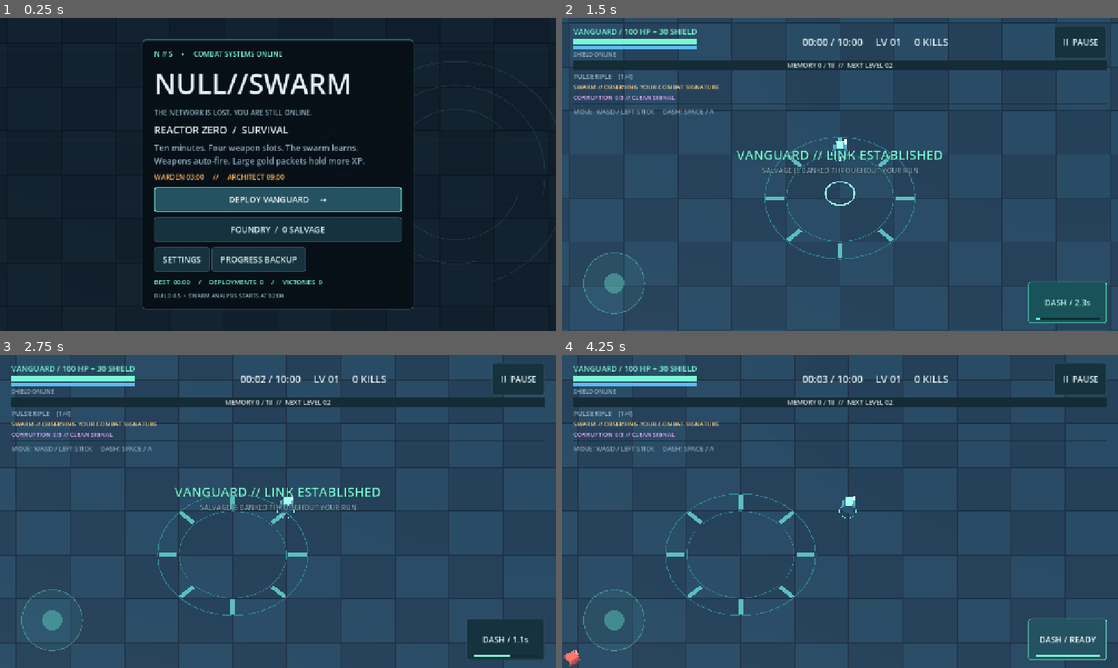
Above: before the commit, frames 1-4 (two rows, left to right).
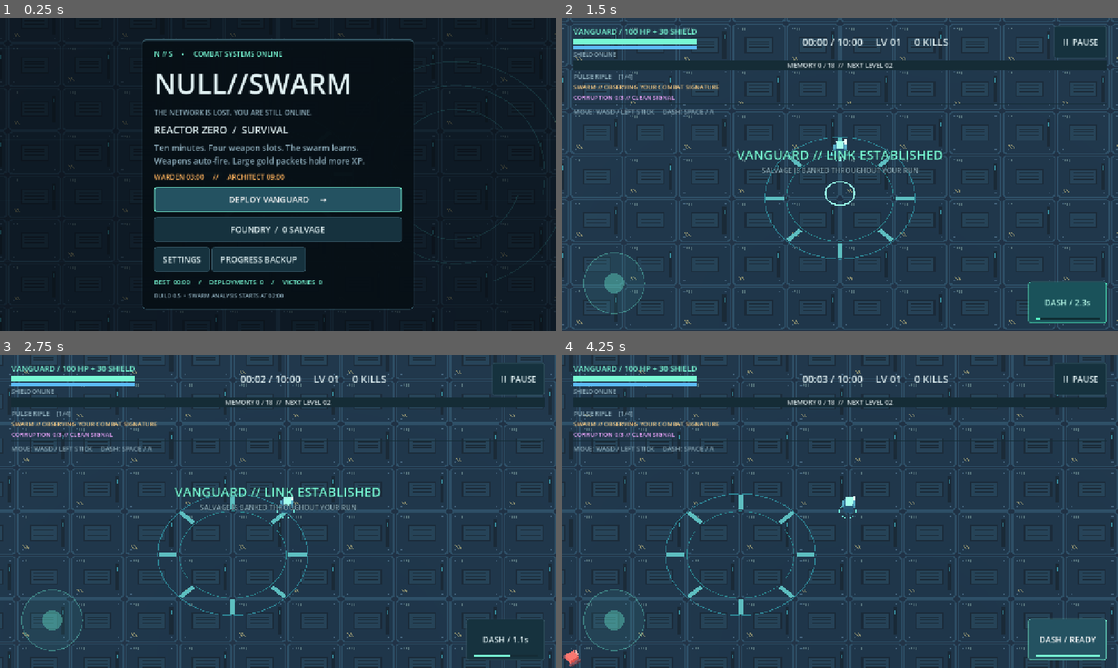
Above: after the commit, the same moments.

Repository: jplopez21-crypto/NULL-SWARM
Game: Godot game, scene res://scenes/main.tscn
The game is run twice, just before and just after one commit, with the same random seed, the same clock (stepped at 60 frames per second) and the same inputs.
Inputs (mouse positions are in pixels of both pictures, inside the frame that each line leads up to):
- Up to frame 1 (0.25 s): no input
- Up to frame 2 (1.5 s): click "DEPLOY VANGUARD →" at 0.5 s; click "DASH / READY" at 1.25 s
- Up to frame 3 (2.75 s): tap Enter at 2 s; move the mouse to (400, 495) at 2.02 s; hold D (move_right) from 2.03 s (still down); hold Space (dash) from 2.03 s (still down); click (400, 495) at 2.17 s
- Up to frame 4 (4.25 s): release D (move_right) at 2.75 s; release Space (dash) at 2.75 s; drag from (728, 527) to (812, 574) at 2.77 s; move the mouse to (895, 442) at 3.52 s; hold D (move_right) from 3.53 s (still down); hold Space (dash) from 3.53 s (still down)

The runs differ from the first frame. In frame 1, 0.2% of the frame differs, in the area x 0-100%, y 4-98%; in frame 2, 37%; in frame 3, 37%; in frame 4, 38%, in the area x 0-100%, y 0-100%.

Commit message:
Give Reactor Zero original batched industrial deck panels and render validation

Diff:
--- /dev/null
+++ b/docs/qa/industrial-deck/local-headless-results.json
@@ -0,0 +1,75 @@
+{
+  "suites": [
+    {
+      "suite": "engineer",
+      "status": "passed",
+      "exit_code": 0,
+      "checks": 27,
+      "errors": []
+    },
+    {
+      "suite": "gui-input",
+      "status": "passed",
+      "exit_code": 0,
+      "checks": 36,
+      "errors": []
+    },
+    {
+      "suite": "audio",
+      "status": "passed",
+      "exit_code": 0,
+      "checks": 9,
+      "errors": []
+    },
+    {
+      "suite": "android-probe",
+      "status": "passed",
+      "exit_code": 0,
+      "checks": 8,
+      "errors": []
+    },
+    {
+      "suite": "resources",
+      "status": "passed",
+      "exit_code": 0,
+      "checks": 57,
+      "errors": []
+    },
+    {
+      "suite": "input",
+      "status": "passed",
+      "exit_code": 0,
+      "checks": 21,
+      "errors": []
+    },
+    {
+      "suite": "systems",
+      "status": "passed",
+      "exit_code": 0,
+      "checks": 896,
+      "errors": []
+    },
+    {
+      "suite": "corruption",
+      "status": "passed",
+      "exit_code": 0,
+      "checks": 41,
+      "errors": []
+    },
+    {
+      "suite": "ui-headless",
+      "status": "passed",
+      "exit_code": 0,
+      "checks": 2244,
+      "errors": []
+    },
+    {
+      "suite": "scene-smoke",
+      "status": "passed",
+      "exit_code": 0,
+      "checks": null,
+      "errors": []
+    }
+  ],
+  "status": "passed"
+}
--- /dev/null
+++ b/environments/deck_panels.gd
@@ -0,0 +1,71 @@
+extends RefCounted
+
+# Original static deck artwork: two cached single-surface meshes, no textures.
+static var meshes: Dictionary = {}
+static var shared_material: StandardMaterial3D
+
+static func material() -> StandardMaterial3D:
+	if shared_material == null:
+		shared_material = StandardMaterial3D.new()
+		shared_material.vertex_color_use_as_albedo = true
+		shared_material.vertex_color_is_srgb = true
+		shared_material.roughness = 0.96
+		shared_material.metallic = 0.15
+	return shared_material
+
+static func mesh(variant: int) -> ArrayMesh:
+	var key: int = clampi(variant, 0, 1)
+	if meshes.has(key):
+		return meshes[key]
+	var tool := SurfaceTool.new()
+	tool.begin(Mesh.PRIMITIVE_TRIANGLES)
+	var outer: Array[Vector3] = outline(2.45, 0.28, 0.012)
+	var inner: Array[Vector3] = outline(2.31, 0.22, 0.035)
+	for i in range(8):
+		var next: int = (i + 1) % 8
+		quad(tool, outer[i], outer[next], inner[next], inner[i], Color("243640"))
+		triangle(tool, Vector3(0, 0.035, 0), inner[i], inner[next], Color("14232d"))
+	# Recessed service hatch and three wide, low-contrast ventilation slots.
+	rect(tool, Vector2(-1.3, -0.9), Vector2(2.6, 1.8), 0.037, Color("0d1820"))
+	rect(tool, Vector2(-1.18, -0.78), Vector2(2.36, 1.56), 0.039, Color("1c2d36"))
+	for i in range(3):
+		rect(tool, Vector2(-0.9, -0.48 + i * 0.35), Vector2(1.8, 0.12), 0.041, Color("0b161d"))
+	# Fastener marks stay broad enough to avoid a field of subpixel highlights.
+	for x in [-1.9, 1.9]:
+		for z in [-1.9, 1.9]:
+			rect(tool, Vector2(x - 0.06, z - 0.06), Vector2(0.12, 0.12), 0.037, Color("394650"))
+	for i in range(3):
+		rect(tool, Vector2(-1.7 + i * 0.2, -2.0), Vector2(0.09, 0.22 + i * 0.06), 0.037, Color("48514f"))
+	if key == 1:
+		# A second service layout breaks up repetition without a checkerboard tint.
+		rect(tool, Vector2(1.65, -1.55), Vector2(0.32, 3.1), 0.037, Color("0b171e"))
+		rect(tool, Vector2(1.76, -1.2), Vector2(0.1, 0.5), 0.039, Color("2e6669"))
+		for i in range(2):
+			var x: float = -1.94 + i * 0.26
+			quad(tool, Vector3(x, 0.037, 1.38), Vector3(x + 0.12, 0.037, 1.38), Vector3(x + 0.38, 0.037, 1.8), Vector3(x + 0.26, 0.037, 1.8), Color("706144"))
+	var result: ArrayMesh = tool.commit()
+	meshes[key] = result
+	return result
+
+static func outline(radius: float, cut: float, height: float) -> Array[Vector3]:
+	return [Vector3(-radius + cut, height, -radius), Vector3(radius - cut, height, -radius),
+		Vector3(radius, height, -radius + cut), Vector3(radius, height, radius - cut),
+		Vector3(radius - cut, height, radius), Vector3(-radius + cut, height, radius),
+		Vector3(-radius, height, radius - cut), Vector3(-radius, height, -radius + cut)]
+
+static func rect(tool: SurfaceTool, corner: Vector2, size: Vector2, height: float, color: Color) -> void:
+	quad(tool, Vector3(corner.x, height, corner.y), Vector3(corner.x + size.x, height, corner.y),
+		Vector3(corner.x + size.x, height, corner.y + size.y), Vector3(corner.x, height, corner.y + size.y), color)
+
+static func quad(tool: SurfaceTool, a: Vector3, b: Vector3, c: Vector3, d: Vector3, color: Color) -> void:
+	triangle(tool, a, b, c, color)
+	triangle(tool, a, c, d, color)
+
+static func triangle(tool: SurfaceTool, a: Vector3, b: Vector3, c: Vector3, color: Color) -> void:
+	# Godot front faces use clockwise winding. These normals face the lit deck top.
+	var normal: Vector3 = (c - a).cross(b - a).normalized()
+	tool.set_color(color)
+	tool.set_normal(normal)
+	tool.add_vertex(a)
+	tool.add_vertex(b)
+	tool.add_vertex(c)
--- a/environments/reactor_arena.gd
+++ b/environments/reactor_arena.gd
@@ -1,5 +1,7 @@
 class_name ReactorArena
 extends Node3D
+
+const DECK_PANELS = preload("res://environments/deck_panels.gd")
 
 var reactor: Node3D
 var clock_time: float = 0.0
@@ -8,11 +10,10 @@
 	SwarmVisuals.box(self, Vector3(100, 0.4, 100), Vector3(0, -0.3, 0), Color("0b1823"))
 	for parity in range(2):
 		var instance := MultiMeshInstance3D.new()
+		instance.name = "DeckPanels%d" % parity
 		var batch := MultiMesh.new()
 		batch.transform_format = MultiMesh.TRANSFORM_3D
-		var mesh := BoxMesh.new()
-		mesh.size = Vector3(4.9, 0.08, 4.9)
-		batch.mesh = mesh
+		batch.mesh = DECK_PANELS.mesh(parity)
 		batch.instance_count = 200
 		var idx: int = 0
 		for x in range(20):
@@ -21,7 +22,8 @@
 					batch.set_instance_transform(idx, Transform3D(Basis(), Vector3(x * 5 - 47.5, -0.08, z * 5 - 47.5)))
 					idx += 1
 		instance.multimesh = batch
-		instance.material_override = SwarmVisuals.material(Color("142632") if parity == 0 else Color("192e3a"))
+		instance.material_override = DECK_PANELS.material()
+		instance.cast_shadow = GeometryInstance3D.SHADOW_CASTING_SETTING_OFF
 		add_child(instance)
 	for side in [-1.0, 1.0]:
 		SwarmVisuals.box(self, Vector3(96, 0.08, 0.13), Vector3(0, 0, side * 47.8), Color("5be8c5"), true)
--- a/scripts/main.gd
+++ b/scripts/main.gd
@@ -693,6 +693,13 @@
 	await RenderingServer.frame_post_draw
 	await RenderingServer.frame_post_draw
 	get_viewport().get_texture().get_image().save_png("res://builds/screenshots/overclock.png")
+	# Desktop-only staged close view of static deck art; normal camera is unchanged.
+	camera.size = 17.0
+	camera.position = Vector3(0, 24, 18)
+	camera.look_at(Vector3.ZERO)
+	await RenderingServer.frame_post_draw
+	await RenderingServer.frame_post_draw
+	get_viewport().get_texture().get_image().save_png("res://builds/screenshots/deck_detail.png")
 	audio.shutdown()
 	get_tree().quit()
 
--- a/tests/run_tests.gd
+++ b/tests/run_tests.gd
@@ -357,6 +357,36 @@
 	game.set_physics_process(false)
 	game.start_run()
 	game.set_physics_process(false)
+	var panels: Script = preload("res://environments/deck_panels.gd")
+	for variant in range(2):
+		var deck: ArrayMesh = panels.mesh(variant)
+		check(deck == panels.mesh(variant), "deck geometry is cached across arena instances")
+		check(deck.get_surface_count() == 1 and deck.surface_get_primitive_type(0) == Mesh.PRIMITIVE_TRIANGLES, "deck variant uses one triangle surface")
+		var data: Array = deck.surface_get_arrays(0)
+		var vertices: PackedVector3Array = data[Mesh.ARRAY_VERTEX]
+		var normals: PackedVector3Array = data[Mesh.ARRAY_NORMAL]
+		var colors: PackedColorArray = data[Mesh.ARRAY_COLOR]
+		check(vertices.size() % 3 == 0 and vertices.size() / 3 <= 64, "deck stays within the static 64-triangle per-panel budget")
+		check(normals.size() == vertices.size() and colors.size() == vertices.size(), "every deck vertex has a normal and color")
+		var valid_geometry: bool = true
+		var valid_palette: bool = true
+		for i in range(vertices.size()):
+			var v: Vector3 = vertices[i]
+			valid_geometry = valid_geometry and v.is_finite() and absf(v.x) <= 2.451 and absf(v.z) <= 2.451 and v.y >= 0 and v.y <= 0.05 and normals[i].is_normalized()
+			valid_palette = valid_palette and colors[i].a == 1 and minf(colors[i].r, minf(colors[i].g, colors[i].b)) >= 0 and maxf(colors[i].r, maxf(colors[i].g, colors[i].b)) <= 0.45
+		for i in range(0, vertices.size(), 3):
+			var front: Vector3 = (vertices[i + 2] - vertices[i]).cross(vertices[i + 1] - vertices[i])
+			valid_geometry = valid_geometry and front.length_squared() > 0.0000001 and front.normalized().dot(normals[i]) > 0.99 and front.y > 0
+		check(valid_geometry, "deck triangles are finite, bounded, nondegenerate and face the lit top")
+		check(valid_palette, "deck uses opaque restrained colors without bright warning-like decoration")
+	check(panels.mesh(0) != panels.mesh(1) and panels.mesh(-1) == panels.mesh(0) and panels.mesh(99) == panels.mesh(1) and panels.meshes.size() == 2, "deck cache is bounded to two original service layouts")
+	check(panels.material() == panels.material() and panels.material().vertex_color_use_as_albedo and panels.material().vertex_color_is_srgb and panels.material().shading_mode == BaseMaterial3D.SHADING_MODE_PER_PIXEL, "deck uses one shared lit vertex-color material")
+	var deck_batches: Array[Node] = game.arena.find_children("DeckPanels*", "MultiMeshInstance3D", true, false)
+	check(deck_batches.size() == 2, "arena retains exactly two floor batches")
+	for batch_node in deck_batches:
+		var batch: MultiMeshInstance3D = batch_node
+		check(batch.multimesh.instance_count == 200 and batch.material_override == panels.material() and batch.cast_shadow == GeometryInstance3D.SHADOW_CASTING_SETTING_OFF, "floor batch retains 200 instances, shared material and no shadows")
+	check(game.arena.find_children("*", "CollisionObject3D", true, false).is_empty(), "decorative deck cannot add collision or obstruct movement")
 	for definition in CombatWorld.DEFINITIONS:
 		check(definition.projectile_hit_radius_squared == pow(definition.radius + 0.2, 2) and definition.player_contact_radius_squared == pow(definition.radius + 0.45, 2), "loaded collision caches retain exact original arithmetic")
 		var phases: Dictionary = {}
--- a/tests/run_ui_tests.gd
+++ b/tests/run_ui_tests.gd
@@ -62,6 +62,15 @@
 	game.save.path = "user://qa_ui_lifecycle.json"
 	game.save.data = SaveStore.defaults()
 	game.audio.shutdown()
+	if captures:
+		# Dummy headless rendering returns identity for MultiMesh transform reads.
+		# Verify the actual uploaded placement only in the rendered capture suite.
+		var panel_positions: Dictionary = {}
+		for batch_node in game.arena.find_children("DeckPanels*", "MultiMeshInstance3D", true, false):
+			var batch: MultiMeshInstance3D = batch_node
+			for i in range(batch.multimesh.instance_count):
+				panel_positions[batch.multimesh.get_instance_transform(i).origin] = true
+		check(panel_positions.size() == 400 and panel_positions.has(Vector3(-47.5, -0.08, -47.5)) and panel_positions.has(Vector3(47.5, -0.08, 47.5)), "rendered deck preserves all 400 tile placements and original extent")
 	for size in [Vector2i(1280, 720), Vector2i(1600, 720), Vector2i(1280, 960), Vector2i(960, 600)]:
 		root.size = size
 		await settle()
Not shown, changed: .github/workflows/build.yml
Not shown, changed: CHANGELOG.md
Not shown, changed: DEVELOPMENT_STATUS.md
Not shown, changed: TEST_RESULTS.md
Not shown, changed: docs/ASSET_MANIFEST.md
Not shown, added: docs/INDUSTRIAL_DECK.md
